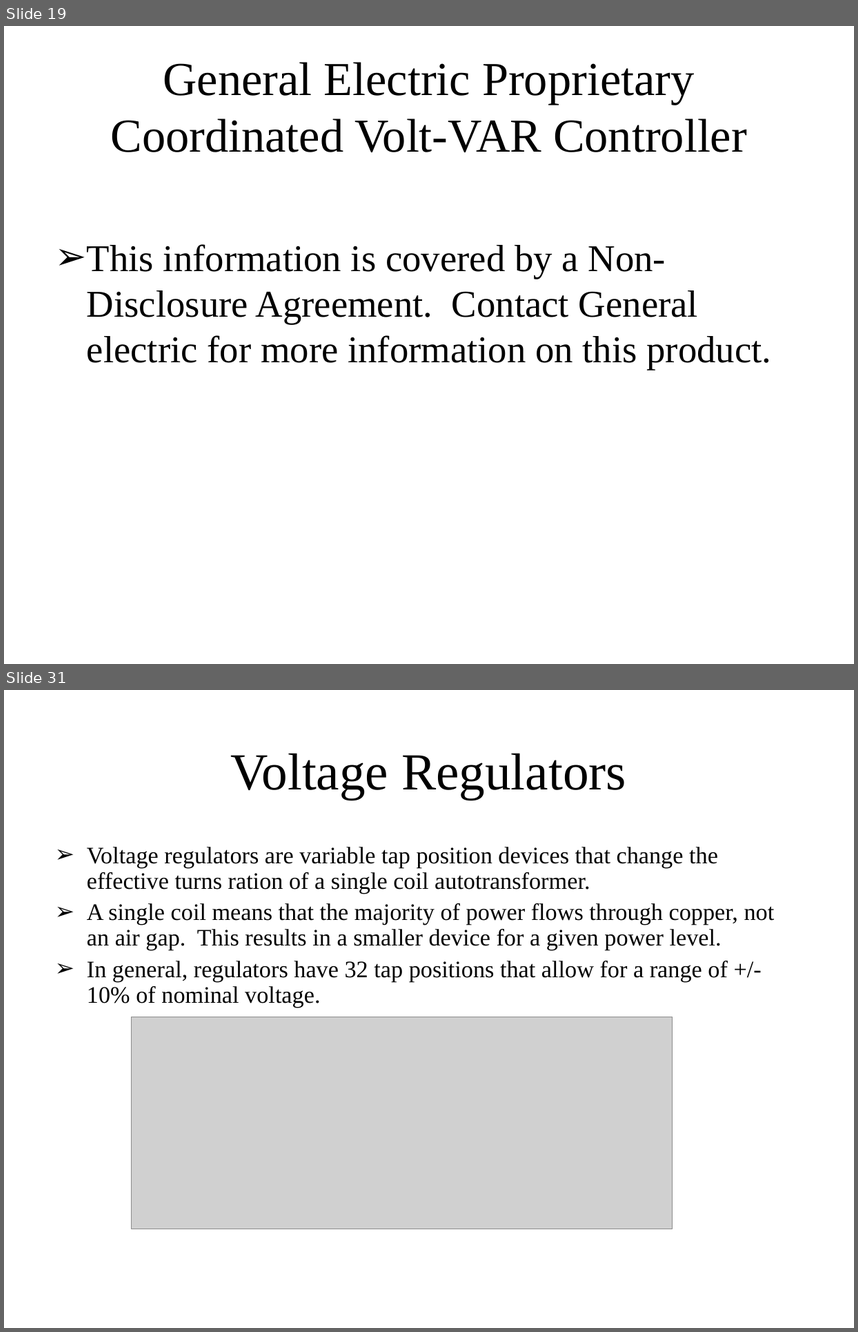
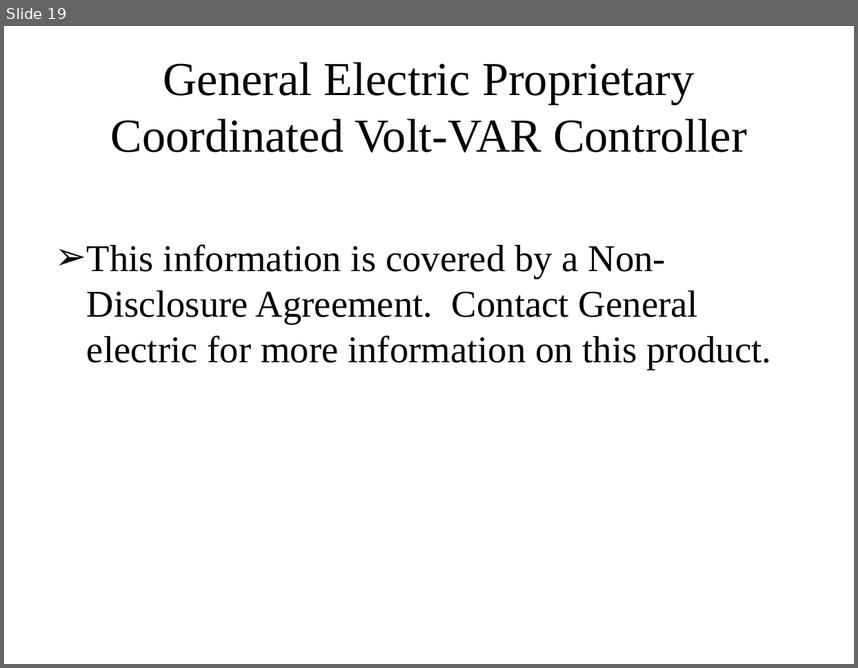
Before and after one commit to gridlab-d/course, a slide deck: Distribution_Analysis_Course/2.0 - CVR.ppt. Shown one above the other, each under a label of ours: slides 19 and 31 before the commit, slide 19 after it; the slides between them are not shown. The pictures are 858x1332 and 858x668 pixels, drawn with LibreOffice and Linux fonts; fonts in the diff are those of the drawing; grey boxes stand for pictures. Boxes give left, top, right and bottom in pixels: in the first picture for what was removed or moved away, otherwise in the second. Text is boxed around its words. In the diff, an @@ line names an element or a change of style, - is before the commit and + after.

```diff
--- a/Distribution_Analysis_Course/2.0 - CVR.ppt
+++ b/Distribution_Analysis_Course/2.0 - CVR.ppt
@@ slide 31 removed at box(4, 690, 854, 1328), background #FFFFFF @@
@@ title removed at box(231, 753, 626, 799) @@
-Voltage Regulators
@@ text removed at box(87, 847, 775, 1007) @@
-➢ Voltage regulators are variable tap position devices that change the effective turns ration of a single coil autotransformer.
-➢ A single coil means that the majority of power flows through copper, not an air gap. This results in a smaller device for a given power level.
-➢ In general, regulators have 32 tap positions that allow for a range of +/- 10% of nominal voltage.
@@ picture removed at box(132, 1016, 672, 1228) @@
```
Also in this commit, not shown: 2 slides changed, 17 slides added, 27 other slides removed, 2 other files.
